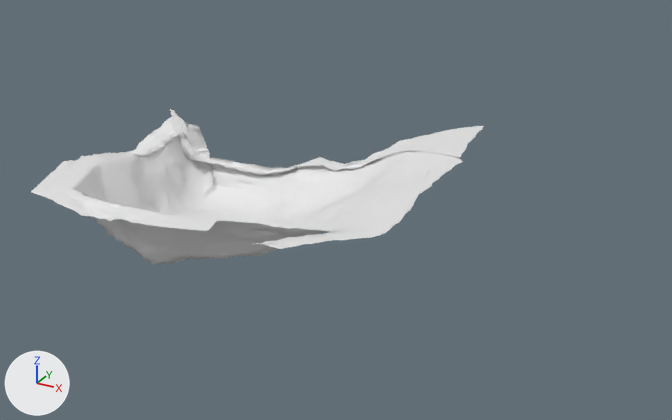
One commit to the OBJ model underwater_art/beachterrain.obj: the scene before it, then after it.
Camera for both pictures: a camera (50 mm lens) standing at (434.0, -594.0, 314.0) and looking at (89.0, 33.0, 1.0). Arrows for +X, +Y and +Z are at lower left; the lights stay in place. Where no turn or scale is listed for an object, it has been applied to the vertices.
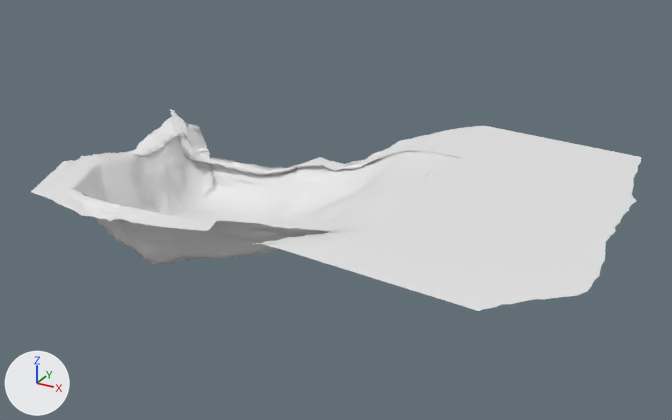
The change, as a diff of the scene's bpy script:
```diff
--- a/underwater_art/beachterrain.obj.py
+++ b/underwater_art/beachterrain.obj.py
@@ me_plane_006 @@
 # used by ob_plane_006; location = (0.0, 0.0, 0.0)
-me_plane_006.from_pydata(...)  # 6657 vertices, 6528 faces; spans x -142.0..180.0, y -117.0..197.0, z -39.0..38.0
+me_plane_006.from_pydata(...)  # 6722 vertices, 6592 faces; spans x -142.0..326.0, y -130.0..197.0, z -39.0..38.0
+# me_plane_006 part 1
+# 2 vertices are added at (318.0, 45.0, 37.0), (305.0, 161.0, 37.0)
+# 43 new vertices lie (146.0, -13.0, -1.0) away from vertices in x 129.0..180.0, y -117.0..197.0, z 38.0
+# 15 new vertices lie (147.0, -13.0, -1.0) away from vertices in x 136.0..179.0, y -106.0..185.0, z 38.0
+# 5 new vertices lie (146.0, -12.0, -1.0) away from vertices in x 160.0..177.0, y -9.0..167.0, z 38.0
+# 64 new faces join them
 me_plane_006.materials.append(mat_material)
```

Boxes [x1, y1, x2, y2] around the edits, measured in the pictures (672 x 420 px):
'Plane.006', reshaped (35% wider, 29% taller)
    before: [31, 109, 484, 265]
    after: [31, 109, 641, 311]
part 1 of me_plane_006, added
    after: [281, 126, 641, 311]
